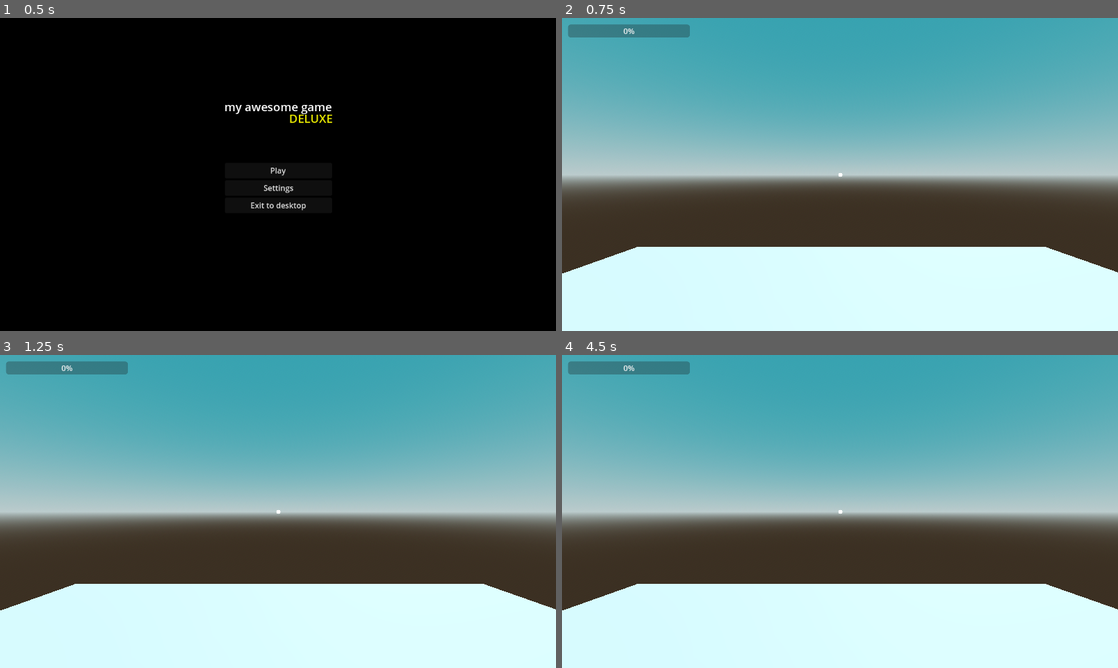
Above: before the commit, frames 1-4 (two rows, left to right).
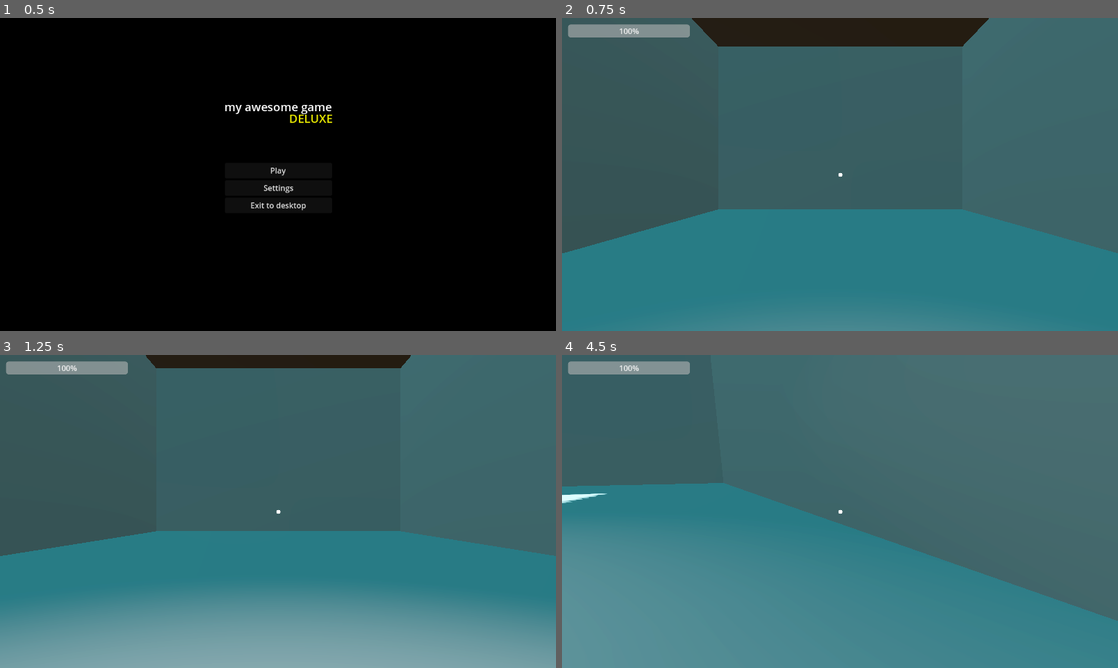
Above: after the commit, the same moments.

Repository: BingleyPro/time-drift
Game: Godot game, scene res://scenes/mainMenu.tscn
Same seed, same stepped clock (60 frames per second), same inputs: the game is played once before the commit and once after it.
Inputs (mouse positions are in pixels of both pictures, inside the frame that each line leads up to):
- Up to frame 1 (0.5 s): no input
- Up to frame 2 (0.75 s): click "Play" at 0.5 s
- Up to frame 3 (1.25 s): no input
- Up to frame 4 (4.5 s): tap Enter at 1.25 s; move the mouse to (962, 495) at 1.27 s; hold D (right) 1.28-2.03 s; hold T (switch_timeline) 1.28-2.03 s; tap Space (jump) at 1.52, 2.27, 3.5, 3.77 s; move the mouse to (728, 527) at 2.02 s; hold S (down) 2.03-2.78 s; tap C (crouch) at 2.1 s; tap T (switch_timeline) at 2.3, 3.8 s; move the mouse to (895, 442) at 2.77 s; hold D (right) 2.78-3.53 s; hold T (switch_timeline) 2.78-3.53 s; tap E (interact) at 2.85 s; move the mouse to (812, 574) at 3.52 s; hold W (up) 3.53-4.28 s; tap Shift (sprint) at 3.6 s; move the mouse to (1006, 558) at 4.27 s; hold A (left) from 4.28 s (still down); hold T (switch_timeline) from 4.28 s (still down)

Frame 1 is identical in both runs. In frame 2, 100% of the frame differs, in the area x 0-100%, y 0-100%; in frame 3, 100%; in frame 4, 100%.
Error before the commit: Parse Error: Identifier "timeline_manager" not declared in the current scope. (res://scenes/player.gd:182)

Commit message:
timeline stuff + collision

Diff:
--- a/levels/level1.tscn
+++ /dev/null
@@ -1,25 +0,0 @@
-[gd_scene load_steps=5 format=3 uid="uid://c333jp3ofb5bb"]
-
-[ext_resource type="PackedScene" uid="uid://brpt71jl5cg2q" path="res://scenes/player.tscn" id="1_qkylp"]
-
-[sub_resource type="ProceduralSkyMaterial" id="ProceduralSkyMaterial_607uf"]
-
-[sub_resource type="Sky" id="Sky_mnt7l"]
-sky_material = SubResource("ProceduralSkyMaterial_607uf")
-
-[sub_resource type="Environment" id="Environment_u5a18"]
-background_mode = 2
-sky = SubResource("Sky_mnt7l")
-
-[node name="Level1" type="Node3D"]
-
-[node name="Player" parent="." instance=ExtResource("1_qkylp")]
-transform = Transform3D(1, 0, 0, 0, 1, 0, 0, 0, 1, 6.69032, 0.538513, 8.97753)
-
-[node name="CSGBox3D" type="CSGBox3D" parent="."]
-transform = Transform3D(1, 0, 0, 0, 1, 0, 0, 0, 1, 6.78677, -0.294786, 8.29138)
-use_collision = true
-size = Vector3(4.53662, 1, 8.56109)
-
-[node name="WorldEnvironment" type="WorldEnvironment" parent="."]
-environment = SubResource("Environment_u5a18")
--- a/levels/level_1.tscn
+++ b/levels/level_1.tscn
@@ -1,7 +1,8 @@
-[gd_scene load_steps=8 format=3 uid="uid://b2i7ad6vadc21"]
+[gd_scene load_steps=9 format=3 uid="uid://b2i7ad6vadc21"]
 
 [ext_resource type="PackedScene" uid="uid://bq864afmgrexa" path="res://scenes/HUD.tscn" id="1_1o0q2"]
 [ext_resource type="PackedScene" uid="uid://brpt71jl5cg2q" path="res://scenes/player.tscn" id="1_awnm3"]
+[ext_resource type="Script" path="res://scripts/timeline_manager.gd" id="3_6lso0"]
 
 [sub_resource type="ProceduralSkyMaterial" id="ProceduralSkyMaterial_jkji4"]
 sky_top_color = Color(0.178285, 0.497917, 0.549767, 1)
@@ -21,7 +22,7 @@
 
 [sub_resource type="BoxMesh" id="BoxMesh_e5qeh"]
 
-[node name="level1" type="Node3D"]
+[node name="Level 1" type="Node3D"]
 
 [node name="WorldEnvironment" type="WorldEnvironment" parent="."]
 environment = SubResource("Environment_qpa8f")
@@ -31,16 +32,127 @@
 light_energy = 1.15
 shadow_enabled = true
 
-[node name="Player" parent="." instance=ExtResource("1_awnm3")]
+[node name="Player" parent="." node_paths=PackedStringArray("timeline_manager") instance=ExtResource("1_awnm3")]
+timeline_manager = NodePath("../TimelineManager")
 
-[node name="floor" type="StaticBody3D" parent="."]
-transform = Transform3D(12, 0, 0, 0, 12, 0, 0, 0, 12, 0.0320969, -7.6473, 0.000197411)
+[node name="HUD" parent="." instance=ExtResource("1_1o0q2")]
 
-[node name="CollisionShape3D" type="CollisionShape3D" parent="floor"]
+[node name="Past Layer" type="Node3D" parent="."]
+
+[node name="Floor" type="StaticBody3D" parent="Past Layer"]
+transform = Transform3D(8, 0, 0, 0, 1, 0, 0, 0, 20, 0, -1, 5)
+
+[node name="CollisionShape3D" type="CollisionShape3D" parent="Past Layer/Floor"]
 shape = SubResource("BoxShape3D_bn63v")
 
-[node name="MeshInstance3D" type="MeshInstance3D" parent="floor"]
+[node name="MeshInstance3D" type="MeshInstance3D" parent="Past Layer/Floor"]
 mesh = SubResource("BoxMesh_e5qeh")
 skeleton = NodePath("../CollisionShape3D")
 
-[node name="HUD" parent="." instance=ExtResource("1_1o0q2")]
+[node name="Floor2" type="StaticBody3D" parent="Past Layer"]
+transform = Transform3D(8, 0, 0, 0, 1, 0, 0, 0, 20, 0, 4, 4)
+
+[node name="CollisionShape3D" type="CollisionShape3D" parent="Past Layer/Floor2"]
+shape = SubResource("BoxShape3D_bn63v")
+
+[node name="MeshInstance3D" type="MeshInstance3D" parent="Past Layer/Floor2"]
+mesh = SubResource("BoxMesh_e5qeh")
+skeleton = NodePath("../CollisionShape3D")
+
+[node name="Wall" type="StaticBody3D" parent="Past Layer"]
+transform = Transform3D(1, 0, 0, 0, 5, 0, 0, 0, 12, 3.5, 2, 0)
+
+[node name="CollisionShape3D" type="CollisionShape3D" parent="Past Layer/Wall"]
+shape = SubResource("BoxShape3D_bn63v")
+
+[node name="MeshInstance3D" type="MeshInstance3D" parent="Past Layer/Wall"]
+mesh = SubResource("BoxMesh_e5qeh")
+skeleton = NodePath("../CollisionShape3D")
+
+[node name="Wall2" type="StaticBody3D" parent="Past Layer"]
+transform = Transform3D(1, 0, 0, 0, 5, 0, 0, 0, 12, -3.5, 2, 0)
+
+[node name="CollisionShape3D" type="CollisionShape3D" parent="Past Layer/Wall2"]
+shape = SubResource("BoxShape3D_bn63v")
+
+[node name="MeshInstance3D" type="MeshInstance3D" parent="Past Layer/Wall2"]
+mesh = SubResource("BoxMesh_e5qeh")
+skeleton = NodePath("../CollisionShape3D")
+
+[node name="Wall3" type="StaticBody3D" parent="Past Layer"]
+transform = Transform3D(-4.37114e-08, 0, 6, 0, 5, 0, -1, 0, -2.62268e-07, 0, 2, -5.5)
+
+[node name="CollisionShape3D" type="CollisionShape3D" parent="Past Layer/Wall3"]
+shape = SubResource("BoxShape3D_bn63v")
+
+[node name="MeshInstance3D" type="MeshInstance3D" parent="Past Layer/Wall3"]
+mesh = SubResource("BoxMesh_e5qeh")
+skeleton = NodePath("../CollisionShape3D")
+
+[node name="Wall4" type="StaticBody3D" parent="Past Layer"]
+transform = Transform3D(-4.37114e-08, 0, 6, 0, 5, 0, -1, 0, -2.62268e-07, 0, 2, 5.5)
+
+[node name="CollisionShape3D" type="CollisionShape3D" parent="Past Layer/Wall4"]
+shape = SubResource("BoxShape3D_bn63v")
+
+[node name="MeshInstance3D" type="MeshInstance3D" parent="Past Layer/Wall4"]
+mesh = SubResource("BoxMesh_e5qeh")
+skeleton = NodePath("../CollisionShape3D")
+
+[node name="Present Layer" type="Node3D" parent="."]
+transform = Transform3D(1, 0, 0, 0, 1, 0, 0, 0, 1, 2.50951, 0, 0)
+
+[node name="Floor2" type="StaticBody3D" parent="Present Layer"]
+transform = Transform3D(8, 0, 0, 0, 1, 0, 0, 0, 15, -2.50951, -1, 1)
+collision_layer = 2
+
+[node name="CollisionShape3D" type="CollisionShape3D" parent="Present Layer/Floor2"]
+shape = SubResource("BoxShape3D_bn63v")
+
+[node name="MeshInstance3D" type="MeshInstance3D" parent="Present Layer/Floor2"]
+mesh = SubResource("BoxMesh_e5qeh")
+skeleton = NodePath("../CollisionShape3D")
+
+[node name="Wall5" type="StaticBody3D" parent="Present Layer"]
+transform = Transform3D(1, 0, 0, 0, 5, 0, 0, 0, 12, 0.990493, 2, 0)
+collision_layer = 2
+
+[node name="CollisionShape3D" type="CollisionShape3D" parent="Present Layer/Wall5"]
+shape = SubResource("BoxShape3D_bn63v")
+
+[node name="MeshInstance3D" type="MeshInstance3D" parent="Present Layer/Wall5"]
+mesh = SubResource("BoxMesh_e5qeh")
+skeleton = NodePath("../CollisionShape3D")
+
+[node name="Wall6" type="StaticBody3D" parent="Present Layer"]
+transform = Transform3D(1, 0, 0, 0, 5, 0, 0, 0, 12, -6.00951, 2, 0)
+collision_layer = 2
+
+[node name="CollisionShape3D" type="CollisionShape3D" parent="Present Layer/Wall6"]
+shape = SubResource("BoxShape3D_bn63v")
+
+[node name="MeshInstance3D" type="MeshInstance3D" parent="Present Layer/Wall6"]
+mesh = SubResource("BoxMesh_e5qeh")
+skeleton = NodePath("../CollisionShape3D")
+
+[node name="Wall7" type="StaticBody3D" parent="Present Layer"]
+transform = Transform3D(-4.37114e-08, 0, 6, 0, 5, 0, -1, 0, -2.62268e-07, -2.50951, 2, -5.5)
+collision_layer = 2
+
+[node name="CollisionShape3D" type="CollisionShape3D" parent="Present Layer/Wall7"]
+shape = SubResource("BoxShape3D_bn63v")
+
+[node name="MeshInstance3D" type="MeshInstance3D" parent="Present Layer/Wall7"]
+mesh = SubResource("BoxMesh_e5qeh")
+skeleton = NodePath("../CollisionShape3D")
+
+[node name="TimelineManager" type="Node" parent="." node_paths=PackedStringArray("past_layer", "present_layer", "timeline_layers", "player")]
+script = ExtResource("3_6lso0")
+past_layer = NodePath("../Past Layer")
+present_layer = NodePath("../Present Layer")
+timeline_layers = [NodePath("../Past Layer"), NodePath("../Present Layer")]
+player = NodePath("../Player")
+
+[node name="SpotLight3D" type="SpotLight3D" parent="."]
+transform = Transform3D(1, 0, 0, 0, 0.309017, 0.951056, 0, -0.951056, 0.309017, 0, 3, 2)
+light_energy = 16.0
--- a/project.godot
+++ b/project.godot
@@ -33,7 +33,7 @@
 [file_customization]
 
 folder_colors={
-"res://scenes/levels/": "orange",
+"res://levels/": "orange",
 "res://scripts/": "orange"
 }
 
@@ -89,3 +89,9 @@
 "events": [Object(InputEventKey,"resource_local_to_scene":false,"resource_name":"","device":-1,"window_id":0,"alt_press …(192 unchanged characters)…
 ]
 }
+
+[layer_names]
+
+3d_physics/layer_1="Present"
+3d_physics/layer_2="Past"
+3d_physics/layer_3="Future"
--- a/scenes/levels/level_1.tscn
+++ /dev/null
@@ -1,26 +0,0 @@
-[gd_scene load_steps=3 format=3 uid="uid://b3c6uu4n2a05j"]
-
-[ext_resource type="Script" path="res://scripts/timeline_manager.gd" id="1_5cqa1"]
-[ext_resource type="PackedScene" uid="uid://brpt71jl5cg2q" path="res://scenes/player.tscn" id="1_nr5kb"]
-
-[node name="Level2" type="Node3D"]
-
-[node name="TimelineManager" type="Node" parent="."]
-script = ExtResource("1_5cqa1")
-
-[node name="PastLayer" type="Node3D" parent="."]
-
-[node name="CSGBox3D" type="CSGBox3D" parent="PastLayer"]
-transform = Transform3D(1, 0, 0, 0, 1, 0, 0, 0, 1, 0, 0, 0.0316772)
-use_collision = true
-size = Vector3(1, 1, 4.75085)
-
-[node name="PresentLayer" type="Node3D" parent="."]
-
-[node name="CSGBox3D" type="CSGBox3D" parent="PresentLayer"]
-transform = Transform3D(1, 0, 0, 0, 1, 0, 0, 0, 1, 0.975143, 0, 0)
-use_collision = true
-size = Vector3(5.16623, 1, 1)
-
-[node name="Player" parent="." instance=ExtResource("1_nr5kb")]
-transform = Transform3D(1, 0, 0, 0, 1, 0, 0, 0, 1, 0.0409684, 0.603952, -0.0360787)
--- a/scenes/player.gd
+++ b/scenes/player.gd
@@ -7,6 +7,8 @@
 	CROUCHING = 2
 }
 var hud: Node = null
+
+@export var timeline_manager: Node
 
 # All of the actually important stuff
 @onready var head := $head
@@ -177,6 +179,7 @@
 			stamina_bar.value = current_stamina
 
 # TIME TRAVEL
-func _process(delta):
-	if Input.is_action_just_pressed("switch_timeline"):
-		timeline_manager.switch_timeline()
+#func _process(delta):
+#	if Input.is_action_just_pressed("switch_timeline"):
+#		var new_index = (current_timeline_index + 1) % timeline_layers.size()
+#		switch_timeline(new_index)
--- a/scripts/timeline_manager.gd
+++ b/scripts/timeline_manager.gd
@@ -3,34 +3,45 @@
 @export var past_layer: Node3D
 @export var present_layer: Node3D
 
+@export var timeline_layers: Array[Node3D]
+#@export var initial_position: Vector3 = Vector3.ZERO
+@export var player: CharacterBody3D
+
 # Track the current timeline that the player is in
-var current_timeline = "present"
+var current_timeline_index = 0
 
-# Called when the node enters the scene tree for the first time.
-#func _ready():
-#	switch_to("present")
-#
-func switch_timeline():
-	if current_timeline == "present":
-		switch_to("past")
-	else:
-		switch_to("present")
+func _ready():
+	if timeline_layers.is_empty():
+		push_error("No timeline layers assigned!")
+		return
 
-func switch_to(timeline):
-	if timeline == "past":
-		past_layer.visible = true
-		present_layer.visible = false
-		_set_collision_enabled(past_layer, true)
-		_set_collision_enabled(present_layer, false)
-		current_timeline = "past"
-	else:
-		past_layer.visible = false
-		present_layer.visible = true
-		_set_collision_enabled(past_layer, false)
-		_set_collision_enabled(present_layer, true)
-		current_timeline = "present"
+	# Align all layers to the same position at runtime
+	for layer in timeline_layers:
+		if layer:
+			#layer.global_transform.origin = initial_position
+			layer.visible = false
 
-func _set_collision_enabled(layer, enabled):
-	for node in layer.get_children():
-		if node is CollisionObject3D:
-			node.set_deferred("disabled", !enabled)
+	# Show the starting timeline
+	switch_timeline(0)
+
+func switch_timeline(index: int):
+	if index < 0 or index >= timeline_layers.size():
+		push_error("Invalid timeline index")
+		return
+
+	# Hide all other layers
+	for i in range(timeline_layers.size()):
+		timeline_layers[i].visible = (i == index)
+
+	# Set player's collision mask to match the active timeline
+	if index == 0:  # Present timeline
+			player.collision_mask = 0b0001  # Binary for Layer 1 (Present)
+	if index == 1:  # Past timeline
+			player.collision_mask = 0b0010  # Binary for Layer 2 (Past)
+
+	current_timeline_index = index
+
+func _input(event):
+	if event.is_action_pressed("switch_timeline"):
+		var new_index = (current_timeline_index + 1) % timeline_layers.size()
+		switch_timeline(new_index)
Not shown: 1 places in scenes/mainMenu.tscn that only renumber resources
